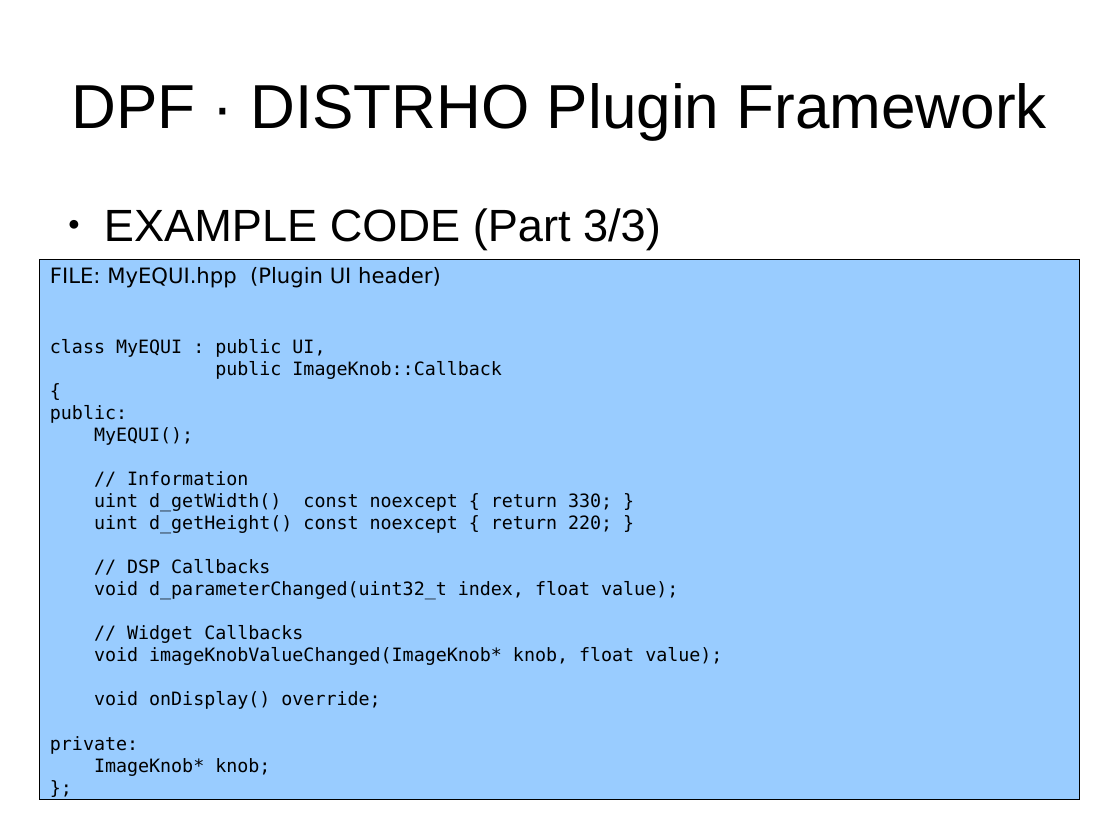
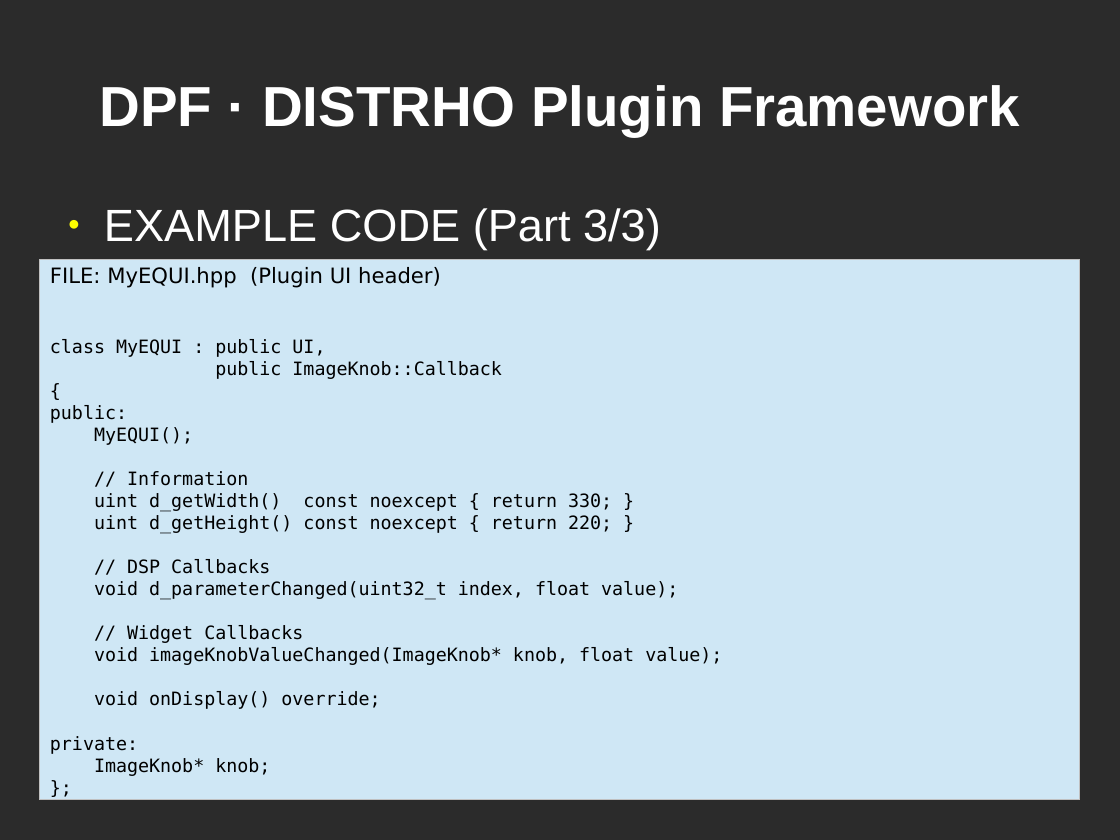
Before and after one commit to DISTRHO/DPF, a slide deck: slide 9 of lac/2014-small-talk.odp. Drawn at 1120x840 pixels with LibreOffice and Linux fonts; fonts in the diff are those of the drawing; background and template pictures are left out; a plain dark background stands for a picture behind light text. Boxes give left, top, right and bottom in pixels: in the first picture for what was removed or moved away, otherwise in the second. Text is boxed around its words. In the diff, an @@ line names an element or a change of style, - is before the commit and + after.

```diff
--- a/lac/2014-small-talk.odp
+++ b/lac/2014-small-talk.odp
@@ background #FFFFFF to picture (left out) @@
@@ title "DPF · DISTRHO Plugin Framework" at (99,85,1020,136): size 44 to 40 pt, text colour #000000 to #FFFFFF, bold on @@
@@ text "EXAMPLE CODE (Part 3/3)" at (104,208,661,250): text colour #000000 to #FFFFFF; bullet colour #000000 to #FFFF00 @@
@@ rectangle "FILE: MyEQUI.hpp (Plugin UI header)" at (40,260,1080,800): fill #99CCFF to #CFE7F5; outline #000000 0 pt to #C0C0C0 0 pt @@
```
Also in this commit, not shown: 8 other slides changed, 1 slide added, 2 other files.
